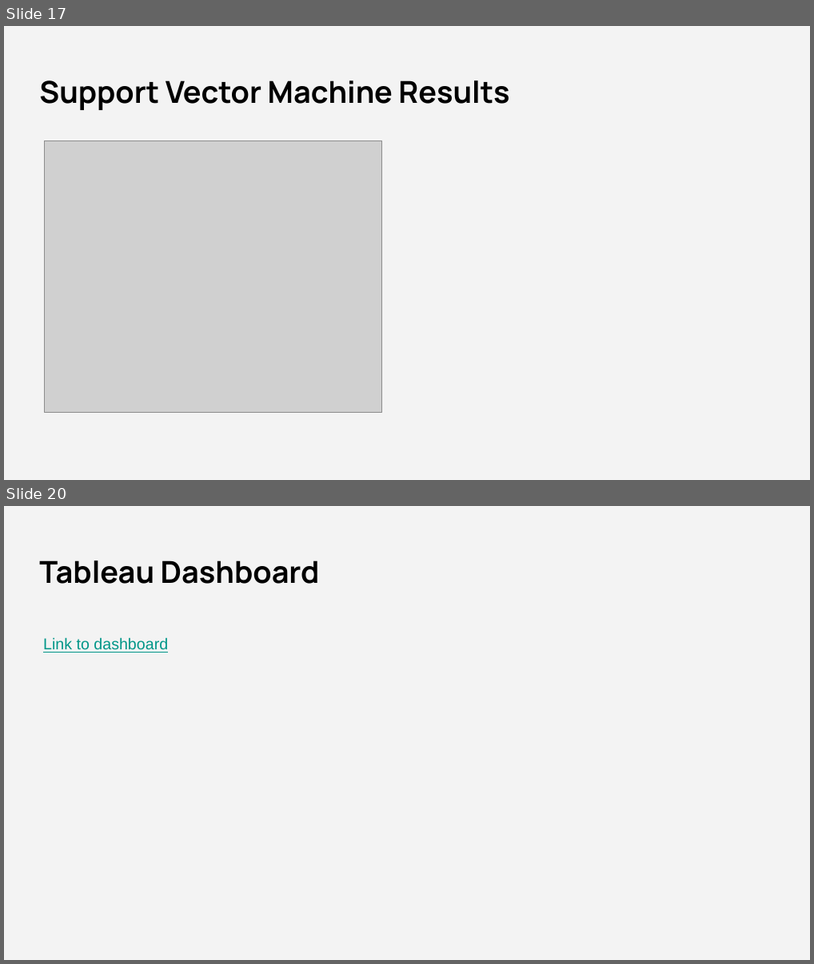
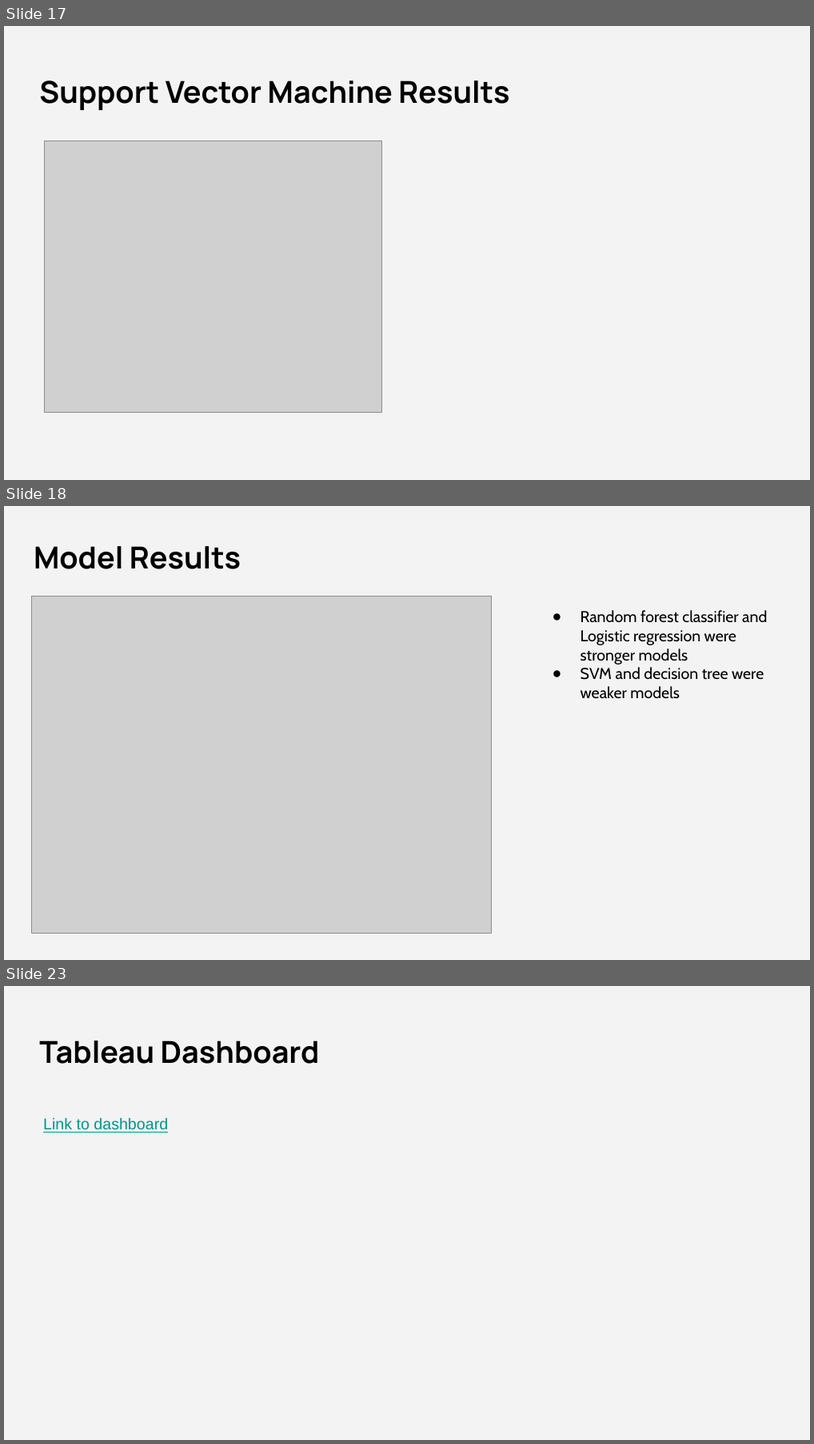
Before and after one commit to jmasurovsky/Superhero_ML, a slide deck: Presentation/Superhero_ML.pptx. Shown one above the other, each under a label of ours: slides 17 and 20 before the commit, slides 17, 18 and 23 after it; the slides between them are not shown. The pictures are 814x964 and 814x1444 pixels, drawn with LibreOffice and Linux fonts; fonts in the diff are those of the drawing; grey boxes stand for pictures. Boxes give left, top, right and bottom in pixels: in the first picture for what was removed or moved away, otherwise in the second. Text is boxed around its words. In the diff, an @@ line names an element or a change of style, - is before the commit and + after.

```diff
--- a/Presentation/Superhero_ML.pptx
+++ b/Presentation/Superhero_ML.pptx
@@ slide 18 added at [4,506,810,960], background #F3F3F3 @@
@@ title added at [34,546,241,569], 27 pt, text #000000, bold @@
+Model Results
@@ picture added at [31,596,492,932] @@
@@ text added at [581,610,767,698], 14 pt, text #000000 @@
+● Random forest classifier and Logistic regression were stronger models
+● SVM and decision tree were weaker models
@@ what was slide 20 is now slide 23 @@
```
Also in this commit, not shown: 3 slides changed, 3 other slides added, 1 slide removed, 1 other file.
